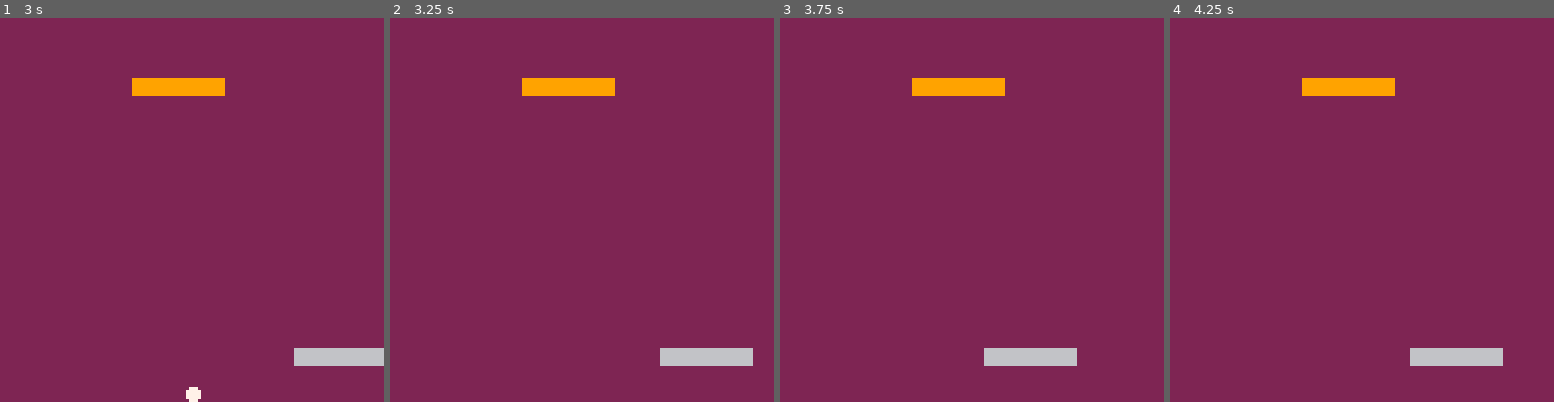
Above: before the commit, frames 1-4 (left to right).
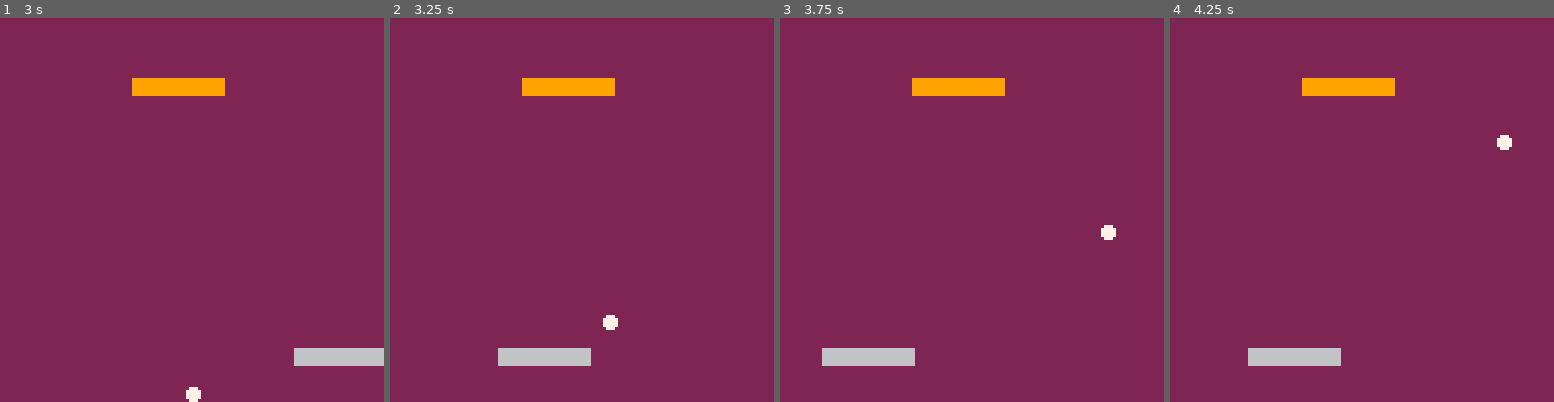
Above: after the commit, the same moments.

Repository: vandersonmota/pico8-games
Game: PICO-8 cartridge pong/pong.p8
Same seed, same stepped clock (60 frames per second), same inputs: the game is played once before the commit and once after it.
Inputs:
- Up to frame 1 (3 s): hold Right 1.6-2.1 s; hold Right from 2.47 s (still down)
- Up to frame 2 (3.25 s): release Right at 3.03 s; hold Left from 3.08 s (still down)
- Up to frame 3 (3.75 s): release Left at 3.58 s
- Up to frame 4 (4.25 s): hold Right from 4.02 s (still down)

Frame 1 is identical in both runs. In frame 2, 2.4% of the frame differs, in the area x 28-95%, y 77-91%; in frame 3, 2.4%; in frame 4, 2.4%.

Commit message:
fix wall bounce and begin to keep track of score

Diff:
--- a/pong/pong.p8
+++ b/pong/pong.p8
@@ -10,13 +10,13 @@
 p1 = {
   x0 = 44, x1 = 74,
   y0 = 110, y1 = 115,
-  p_color = 6,
+  p_color = 6, score = 0,
 }
 
 p2 = {
   x0 = 44, x1 = 74,
   y0 = 20, y1 = 25,
-  p_color = 9
+  p_color = 9, score = 0,
 }
 
 ball = {
@@ -83,11 +83,35 @@
 end
 
 function wall_bounce(ball)
-  if ball.x == 0 then
+  if ball.x <= 0 then
     ball.turning = 'right'
-  elseif ball.x == screen_x then
+  elseif ball.x >= screen_x then
     ball.turning = 'left'
   end
+end
+
+function goal(ball)
+  if ball.y <= 0 then
+    p1.score += 1
+    reset_elements()
+  elseif ball.y >= screen_y then
+    p2.score += 1
+    reset_elements()
+  end
+end
+
+function reset_elements()
+  p1.x0 = 44
+  p2.x0 = 44
+  p1.x1 = 74
+  p2.x1 = 74
+
+  p1.y0, p2.y1 = 110, 115
+  p2.y0, p2.y1 = 20, 25
+
+  ball.x, ball.y = 64, 107
+  ball.direction = 'up'
+  ball.turning = nil
 end
 
 function _update()
@@ -97,7 +121,6 @@
     direction = 'down'
   end
   set_direction(direction, ball)
-  wall_bounce(ball)
   if ball.direction == 'down' then
     if ball.turning == 'left' then
       ball.x -= 2.4
@@ -111,6 +134,8 @@
       ball.x -= 2.4
     end
   end
+  wall_bounce(ball)
+  goal(ball)
 end
 
 function _draw()
